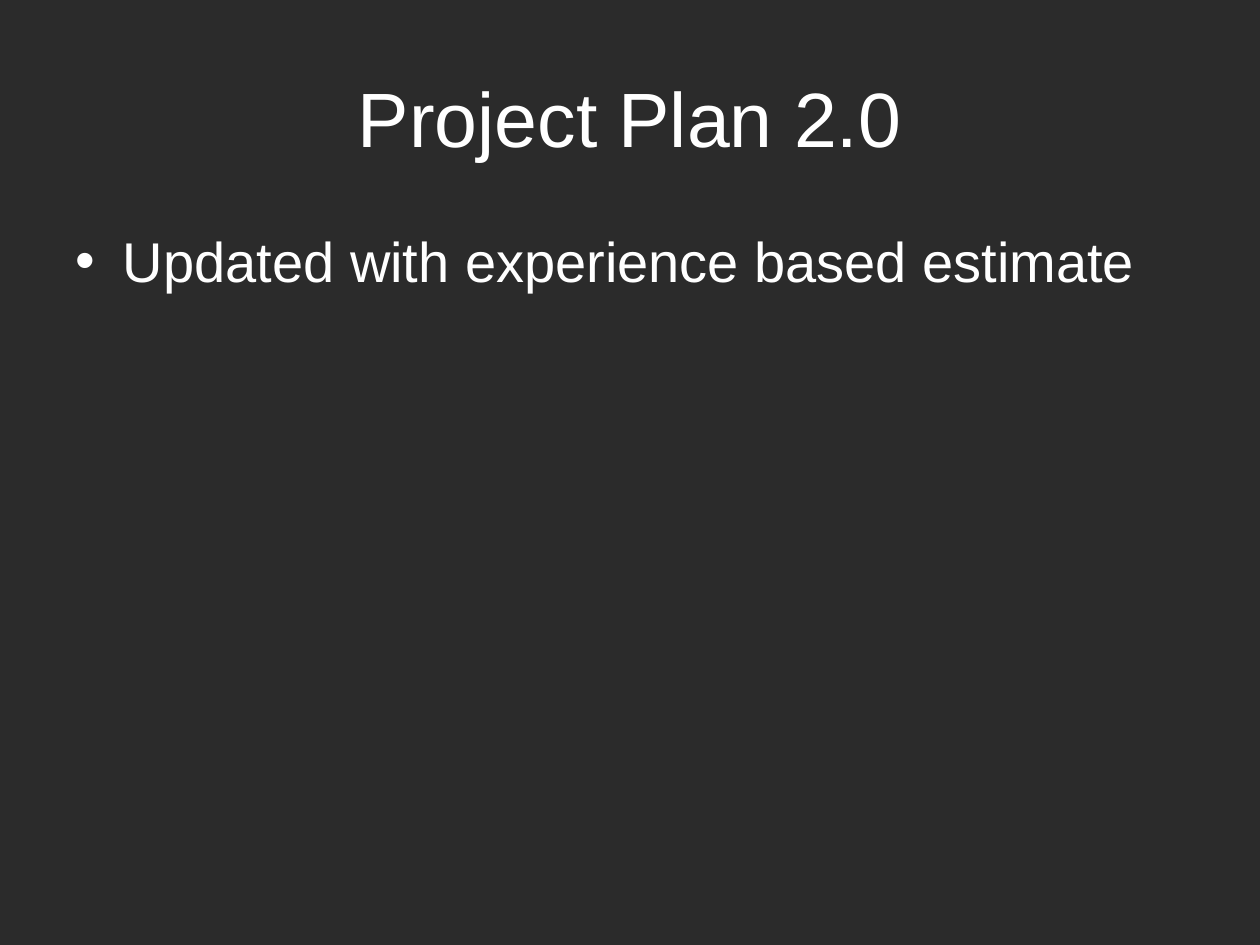
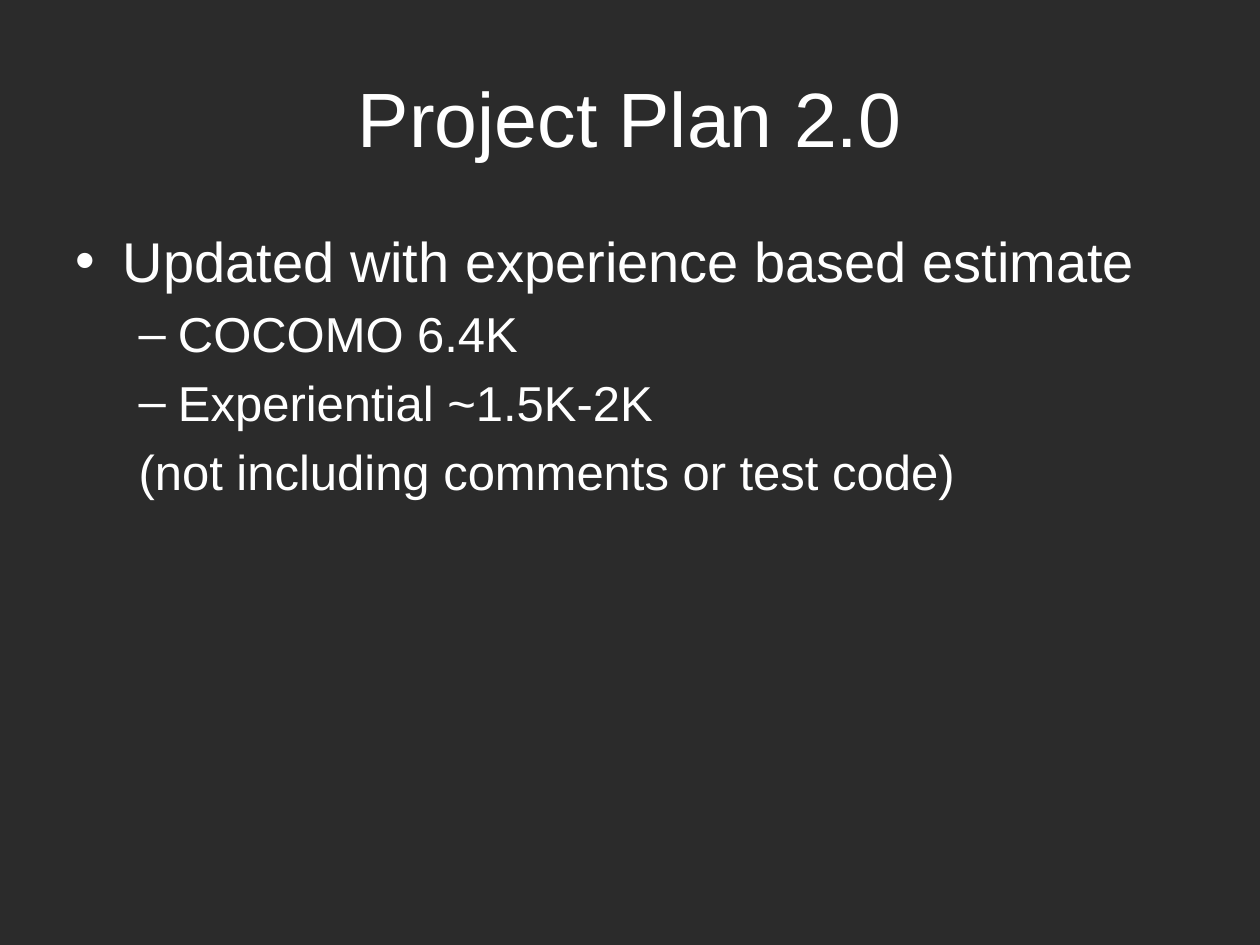
Before and after one commit to k0emt/macts, a slide deck: slide 5 of portfolio/PresentationElaboration.pptx. Drawn at 1260x945 pixels with LibreOffice and Linux fonts; fonts in the diff are those of the drawing; background and template pictures are left out; a plain dark background stands for a picture behind light text. Boxes give left, top, right and bottom in pixels: in the first picture for what was removed or moved away, otherwise in the second. Text is boxed around its words. In the diff, an @@ line names an element or a change of style, - is before the commit and + after.

```diff
--- a/portfolio/PresentationElaboration.pptx
+++ b/portfolio/PresentationElaboration.pptx
@@ text at bbox=[139, 317, 954, 500]: paragraphs added @@
+  – COCOMO 6.4K
+  – Experiential ~1.5K-2K
+  (not including comments or test code)
```
Also in this commit, not shown: 7 other slides changed, 1 slide added, 1 slide removed, 5 other files.
